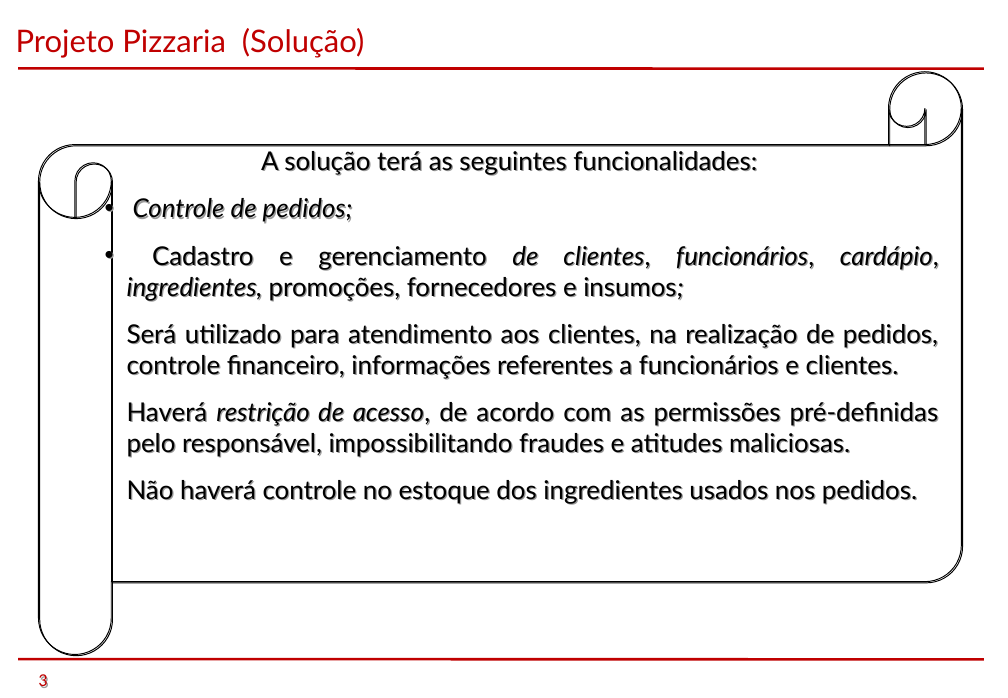
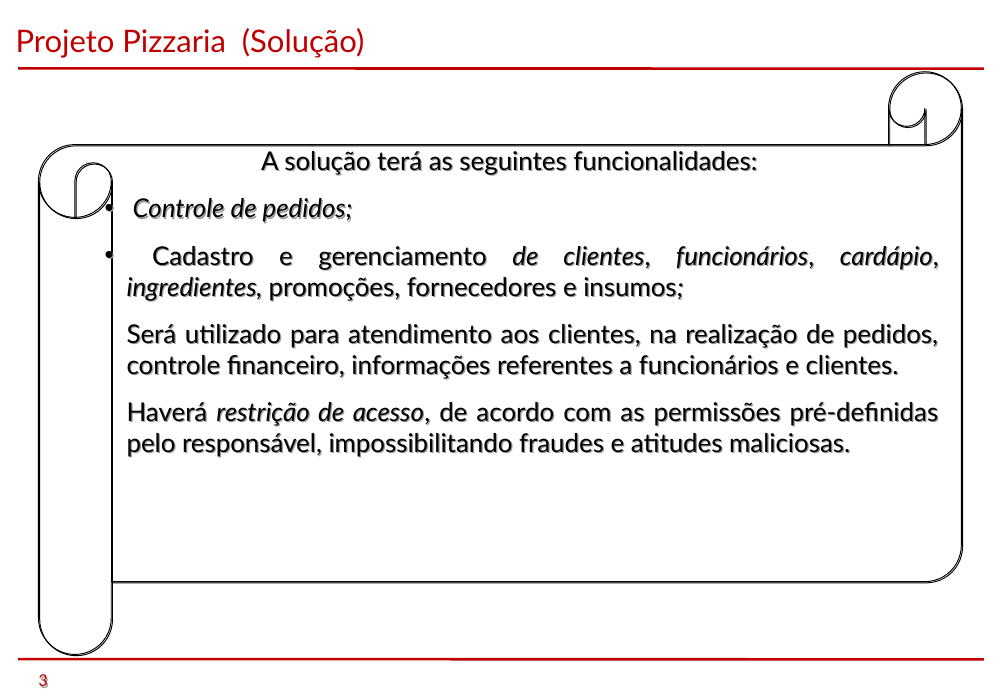
Before and after one commit to Peridian/tcmpizzaria, a slide deck: slide 3 of trunk/TCM - Pizzaria - Semestre 1 - 2014/PTCC/Apresentação/Pizzaria.ppt. Drawn at 1008x698 pixels with LibreOffice and Linux fonts; fonts in the diff are those of the drawing; background and template pictures are left out. Boxes give left, top, right and bottom in pixels: in the first picture for what was removed or moved away, otherwise in the second. Text is boxed around its words. In the diff, an @@ line names an element or a change of style, - is before the commit and + after.

```diff
--- a/trunk/TCM - Pizzaria - Semestre 1 - 2014/PTCC/Apresentação/Pizzaria.ppt
+++ b/trunk/TCM - Pizzaria - Semestre 1 - 2014/PTCC/Apresentação/Pizzaria.ppt
@@ text at box(127, 480, 917, 504): paragraph removed @@
-  Não haverá controle no estoque dos ingredientes usados nos pedidos.
```
Also in this commit, not shown: 4 other slides changed, 16 other files.
